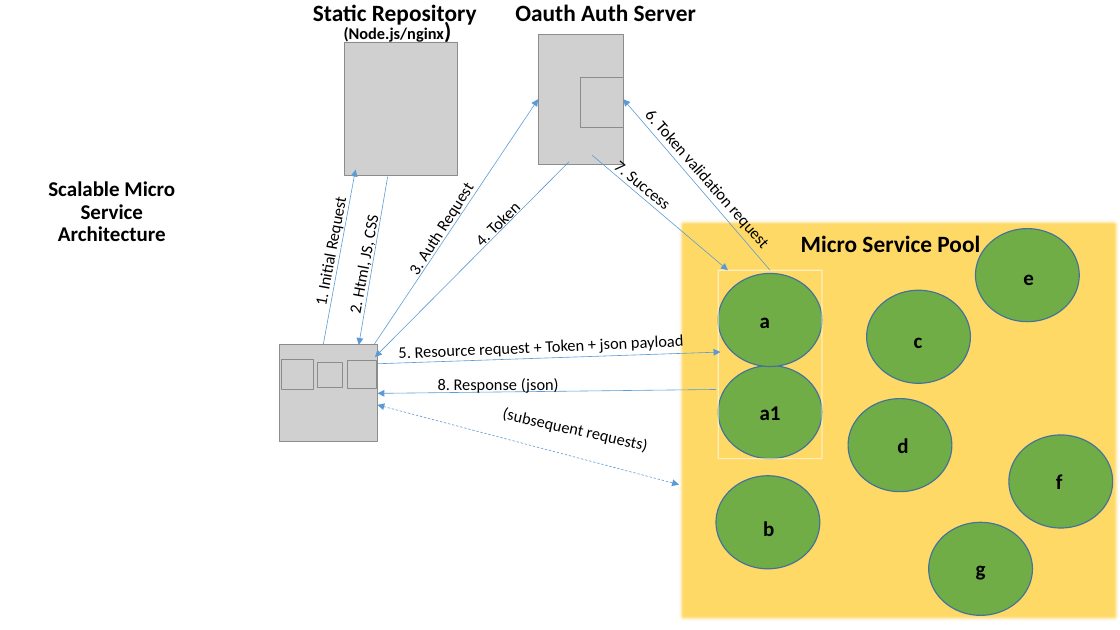
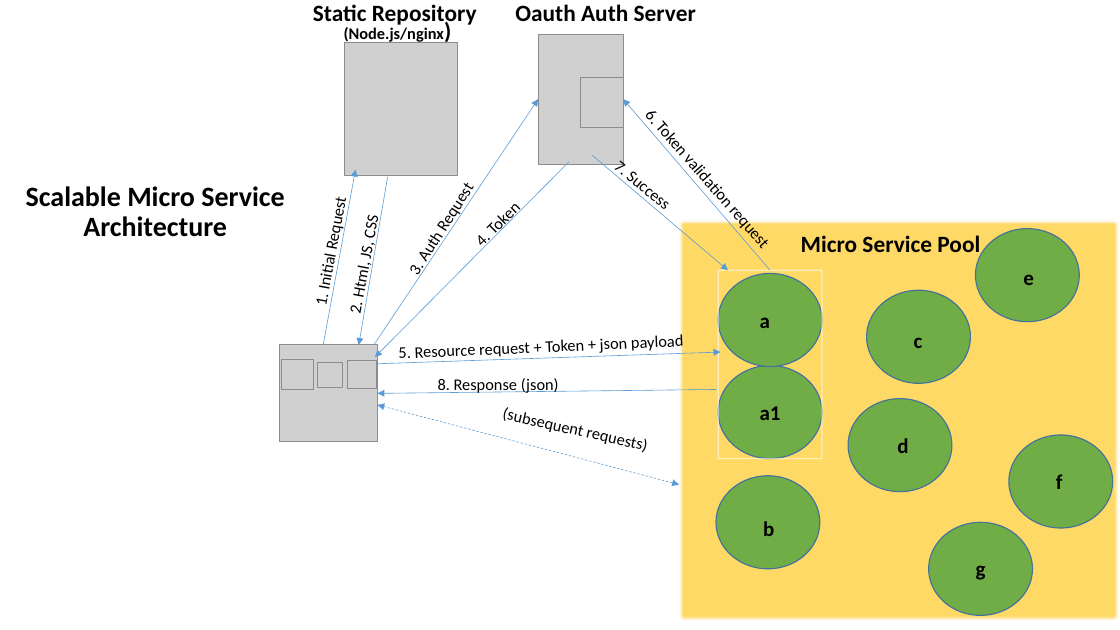
Before and after one commit to batchu/spring-boot-ujug, a slide deck: slide 27 of Spring Boot.pptx. Drawn at 1120x630 pixels with LibreOffice and Linux fonts; fonts in the diff are those of the drawing; grey boxes stand for pictures. Boxes give left, top, right and bottom in pixels: in the first picture for what was removed or moved away, otherwise in the second. Text is boxed around its words. In the diff, an @@ line names an element or a change of style, - is before the commit and + after.

```diff
--- a/Spring Boot.pptx
+++ b/Spring Boot.pptx
@@ title "Scalable Micro Service Architecture" at (26,186,284,237): size 18 to 24 pt @@
```
Also in this commit, not shown: 7 other slides changed, 1 slide added.
